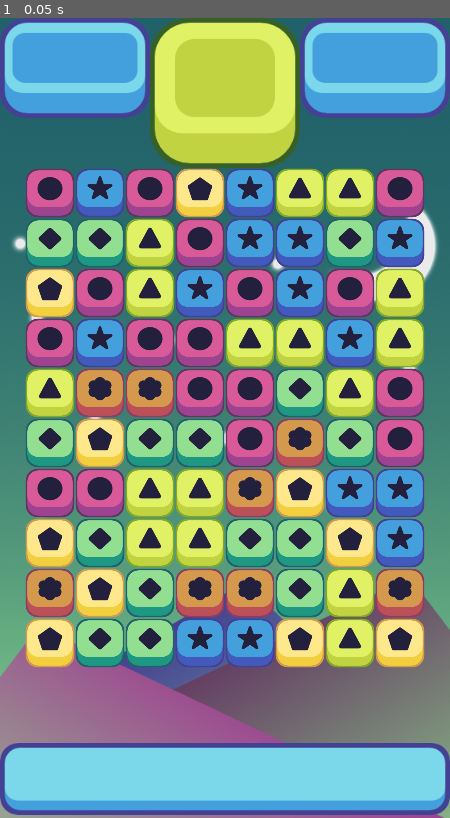
Above: before the commit, frame 1.
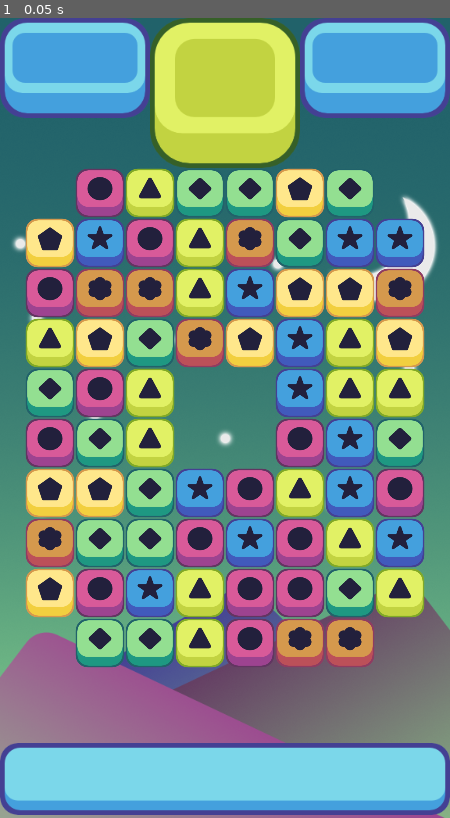
Above: after the commit, the same moment.

Repository: Akr1/match3
Game: Godot game, scene res://scenes/game_window.tscn
Two runs of this game, one before a commit and one after it. Both use one fixed random seed, a clock stepped at 60 frames per second and the inputs below.
Inputs:
- Up to frame 1 (0.05 s): no input

The runs differ from the first frame. In frame 1, 40% of the frame differs, in the area x 5-95%, y 18-82%.

Commit message:
Implement empty spaces in board

Diff:
--- a/scenes/game_window.tscn
+++ b/scenes/game_window.tscn
@@ -40,6 +40,7 @@
 y_start = 800
 offset = 64
 y_offset = 2
+empty_spaces = PoolVector2Array( 0, 0, 7, 0, 0, 9, 7, 9, 3, 4, 4, 4, 3, 5, 4, 5 )
 
 [node name="destroy_timer" type="Timer" parent="."]
 wait_time = 0.5
--- a/scripts/grid.gd
+++ b/scripts/grid.gd
@@ -13,6 +13,9 @@
 #how much above everything i want the piece to start
 export (int) var y_offset;
 
+#Obstacle variables
+export (PoolVector2Array) var empty_spaces
+
 var possible_pieces = [
 preload("res://scenes/yellow_piece.tscn"),
 preload("res://scenes/blue_piece.tscn"),
@@ -45,6 +48,12 @@
 	all_pieces = make_2d_array();
 	spawn_pieces();
 
+func restricted_movement(place):
+	for i in empty_spaces.size():
+		if empty_spaces[i] ==  place:
+			return true
+	return false
+
 func make_2d_array():
 	var array = [];
 	#This is a for loop that means from 0 to width-1
@@ -57,18 +66,20 @@
 func spawn_pieces():
 	for i in width:
 		for j in height:
-			#choose a random number and store it
-			var rand = floor(rand_range(0, possible_pieces.size()));
-			var piece = possible_pieces[rand].instance();
-			var loops = 0;
-			while(match_at(i,j,piece.color) && loops < 100):
-				rand = floor(rand_range(0,possible_pieces.size()));
-				loops += 1;
-				piece = possible_pieces[rand].instance();
-			#Instance that piece from the array
-			add_child(piece);
-			piece.position = grid_to_pixel(i, j);
-			all_pieces[i][j] = piece;
+			#Make sure its not a restricted movement place first
+			if !restricted_movement(Vector2(i,j)):
+				#choose a random number and store it
+				var rand = floor(rand_range(0, possible_pieces.size()));
+				var piece = possible_pieces[rand].instance();
+				var loops = 0;
+				while(match_at(i,j,piece.color) && loops < 100):
+					rand = floor(rand_range(0,possible_pieces.size()));
+					loops += 1;
+					piece = possible_pieces[rand].instance();
+				#Instance that piece from the array
+				add_child(piece);
+				piece.position = grid_to_pixel(i, j);
+				all_pieces[i][j] = piece;
 #Check to see what the column and row are and based on that check left, down or
 #both
 func match_at(i, j, color):
@@ -208,7 +219,7 @@
 func collapse_columns():
 	for i in width:
 		for j in height:
-			if all_pieces[i][j] == null:
+			if all_pieces[i][j] == null && !restricted_movement(Vector2(i,j)):
 				for k in range(j + 1, height):
 					if all_pieces[i][k] != null:
 						all_pieces[i][k].move(grid_to_pixel(i,j));
@@ -220,7 +231,7 @@
 func refill_columns():
 	for i in width:
 		for j in height:
-			if all_pieces[i][j] == null:
+			if all_pieces[i][j] == null && !restricted_movement(Vector2(i,j)):
 				#choose a random number and store it
 				var rand = floor(rand_range(0, possible_pieces.size()));
 				var piece = possible_pieces[rand].instance();
